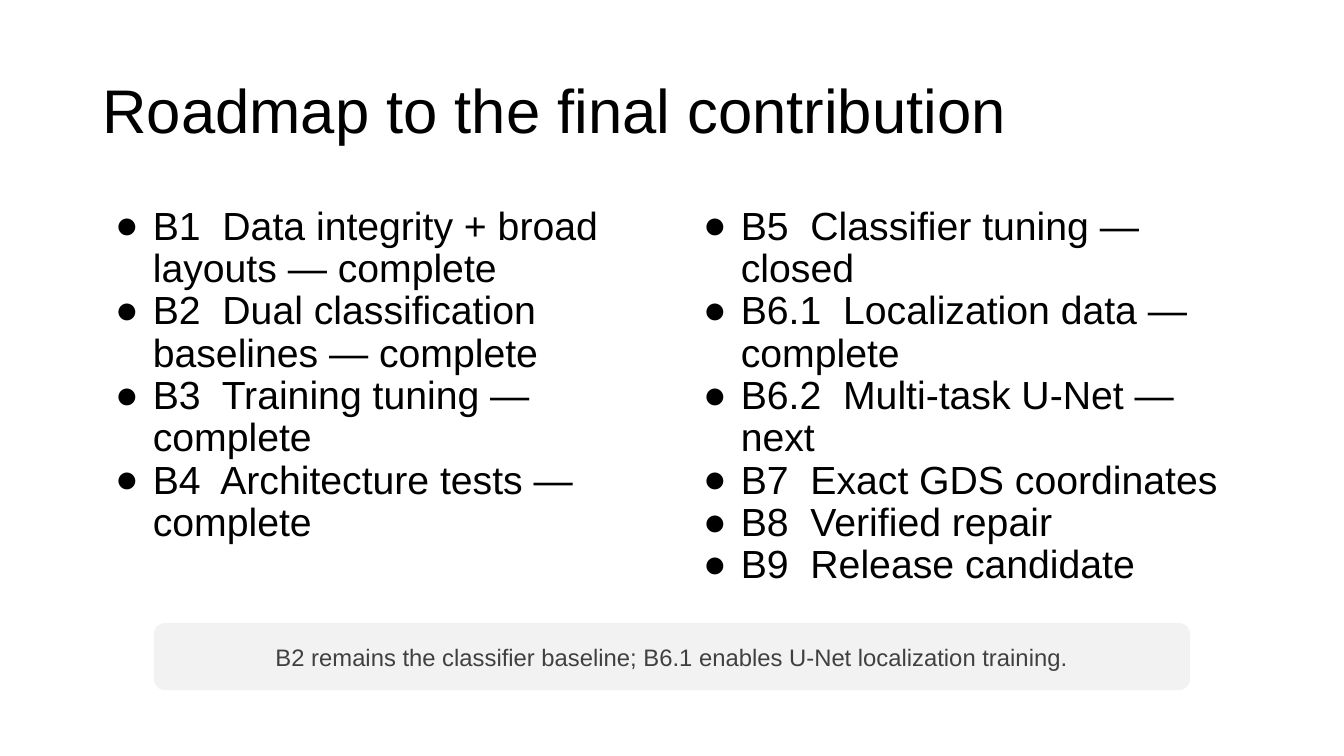
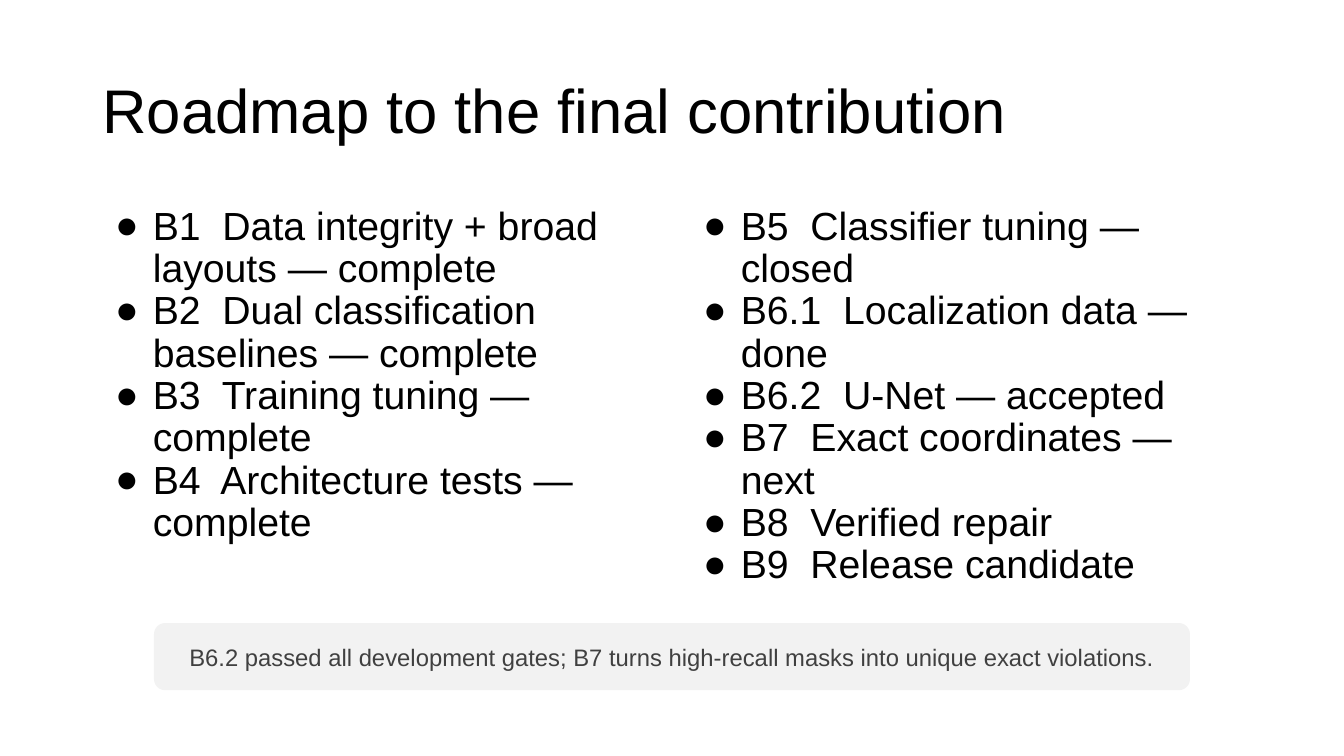
Before and after one commit to nocleo/ADVLSI2_Project_updated, a slide deck: slide 15 of presentation/ADVLSI2_DRC_CNN_Project_Progress.pptx. Drawn at 1344x756 pixels with LibreOffice and Linux fonts; fonts in the diff are those of the drawing. Boxes give left, top, right and bottom in pixels: in the first picture for what was removed or moved away, otherwise in the second. Text is boxed around its words. In the diff, an @@ line names an element or a change of style, - is before the commit and + after.

Commit message:
Record accepted B6.2 results

```diff
--- a/presentation/ADVLSI2_DRC_CNN_Project_Progress.pptx
+++ b/presentation/ADVLSI2_DRC_CNN_Project_Progress.pptx
@@ text at (741, 295, 1165, 495): text changed @@
-● B6.1 Localization data — complete
-● B6.2 Multi-task U-Net — next
-● B7 Exact GDS coordinates
+● B6.1 Localization data — done
+● B6.2 U-Net — accepted
+● B7 Exact coordinates — next
@@ text in rounded rectangle at (189, 648, 1153, 671): text changed @@
-B2 remains the classifier baseline; B6.1 enables U-Net localization training.
+B6.2 passed all development gates; B7 turns high-recall masks into unique exact violations.
```
Also in this commit, not shown: 3 other slides changed, 1 slide added, 1 slide removed, 8 other files.
